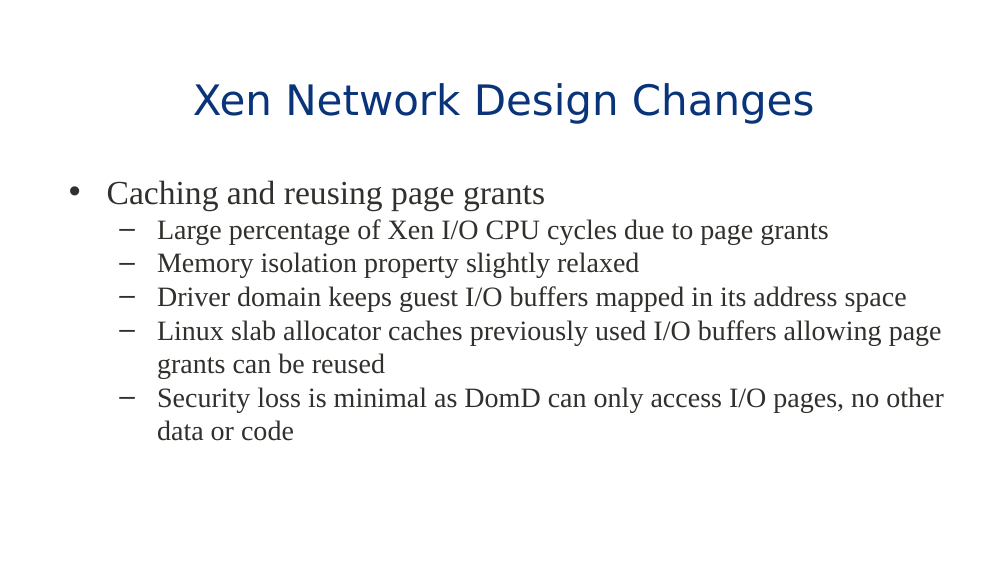
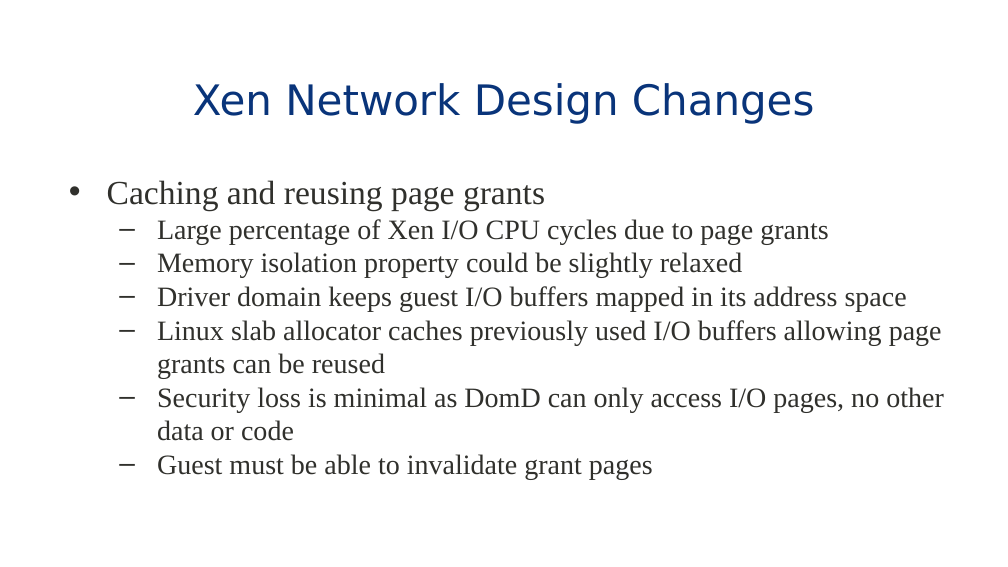
Before and after one commit to eddie-c-davis/cs-advos, a slide deck: slide 31 of presentations/Bridging.pptx. Drawn at 1008x567 pixels with LibreOffice and Linux fonts; fonts in the diff are those of the drawing; background and template pictures are left out. Boxes give left, top, right and bottom in pixels: in the first picture for what was removed or moved away, otherwise in the second. Text is boxed around its words. In the diff, an @@ line names an element or a change of style, - is before the commit and + after.

```diff
--- a/presentations/Bridging.pptx
+++ b/presentations/Bridging.pptx
@@ text at bbox=[157, 252, 742, 278]: text changed @@
-  – Memory isolation property slightly relaxed
+  – Memory isolation property could be slightly relaxed
@@ text at bbox=[157, 454, 653, 480]: paragraph added @@
+  – Guest must be able to invalidate grant pages
```
Also in this commit, not shown: 7 other slides changed.
